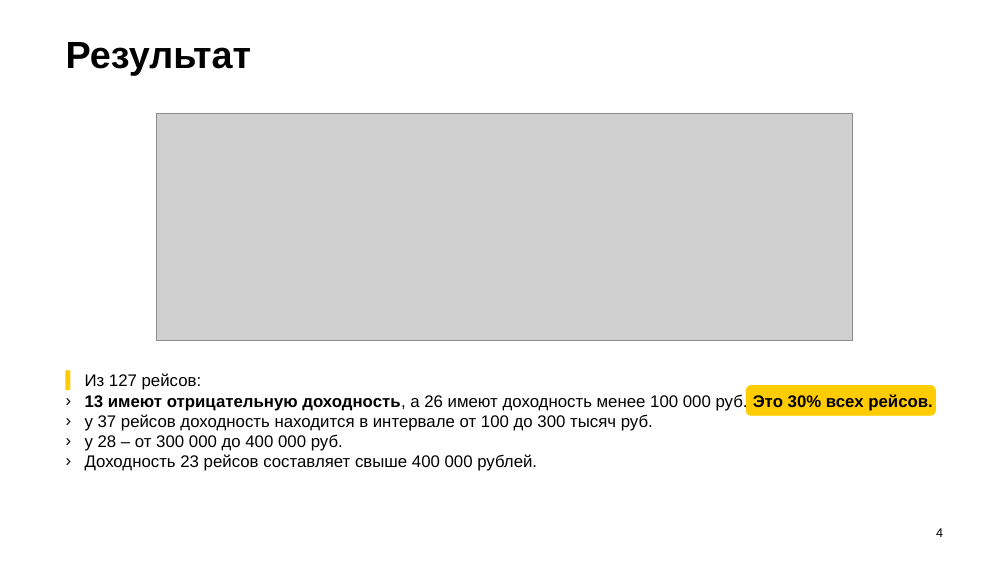
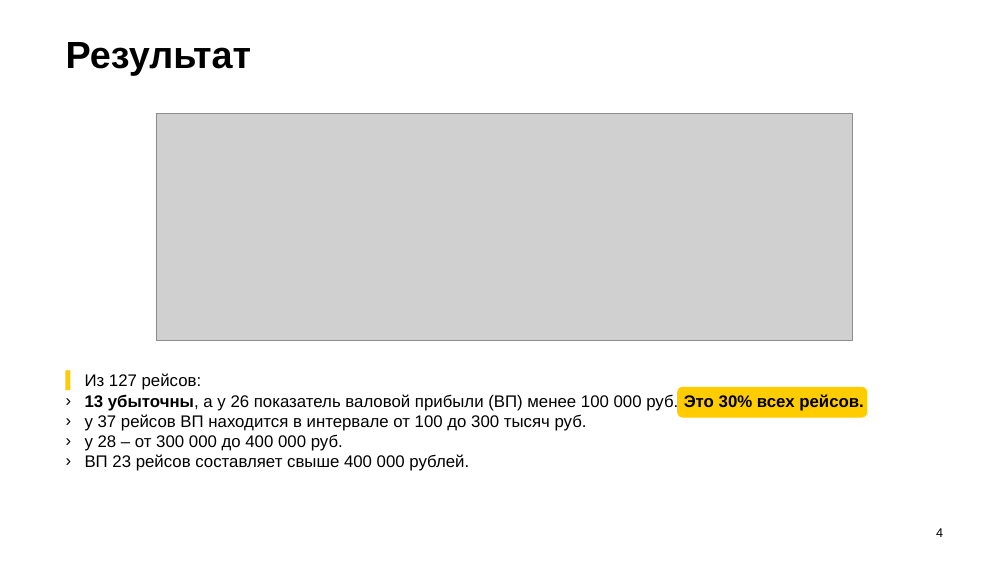
Before and after one commit to S3rgK/module_0_project_4_flightsDB, a slide deck: slide 4 of flights pres.pptx. Drawn at 1008x567 pixels with LibreOffice and Linux fonts; fonts in the diff are those of the drawing; grey boxes stand for pictures. Boxes give left, top, right and bottom in pixels: in the first picture for what was removed or moved away, otherwise in the second. Text is boxed around its words. In the diff, an @@ line names an element or a change of style, - is before the commit and + after.

```diff
--- a/flights pres.pptx
+++ b/flights pres.pptx
@@ rounded rectangle: place and size @@
-rounded rectangle at <box>746,386,935,416</box>
+rounded rectangle at <box>678,387,867,417</box>
@@ text at <box>85,393,864,431</box>: text changed @@
-› 13 имеют отрицательную доходность, а 26 имеют доходность менее 100 000 руб. Это 30% всех рейсов.
-› у 37 рейсов доходность находится в интервале от 100 до 300 тысяч руб.
+› 13 убыточны, а у 26 показатель валовой прибыли (ВП) менее 100 000 руб. Это 30% всех рейсов.
+› у 37 рейсов ВП находится в интервале от 100 до 300 тысяч руб.
@@ text at <box>85,454,469,471</box>: text changed @@
-› Доходность 23 рейсов составляет свыше 400 000 рублей.
+› ВП 23 рейсов составляет свыше 400 000 рублей.
```
Also in this commit, not shown: 2 other slides changed, 1 other file.
